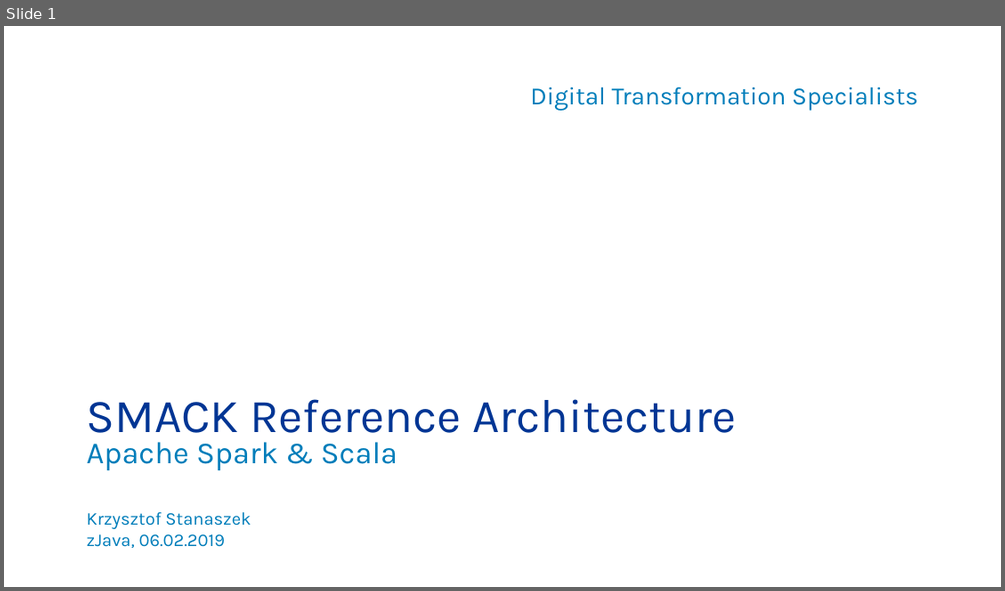
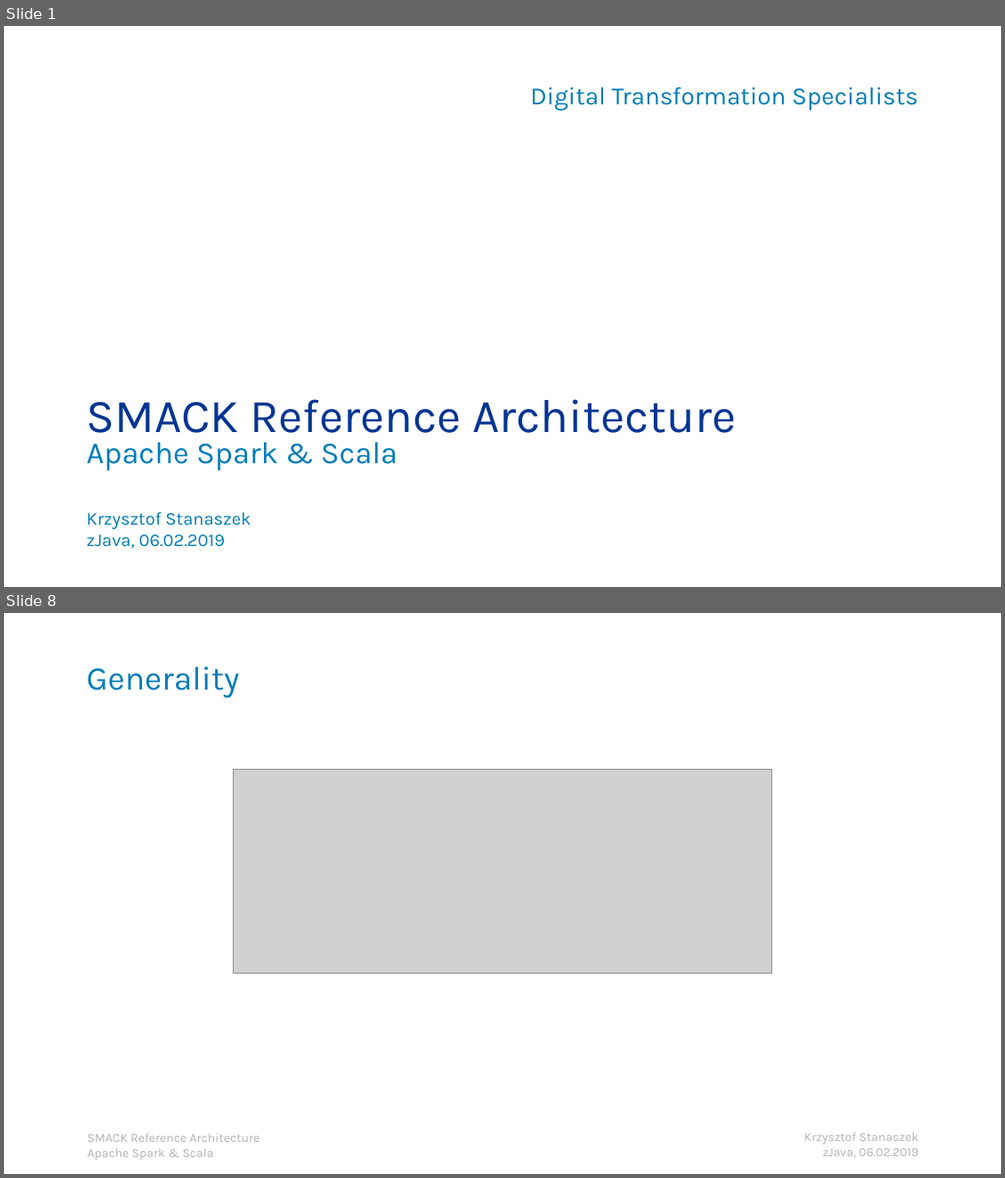
Before and after one commit to kstanaszek/SparkAndScalaInTandem, a slide deck: src/main/resources/slides.pptx. Shown one above the other, each under a label of ours: slide 1 before the commit, slides 1 and 8 after it; the slides between them are not shown. The pictures are 1005x591 and 1005x1178 pixels, drawn with LibreOffice and Linux fonts; fonts in the diff are those of the drawing; grey boxes stand for pictures; background and template pictures are left out. Boxes give left, top, right and bottom in pixels: in the first picture for what was removed or moved away, otherwise in the second. Text is boxed around its words. In the diff, an @@ line names an element or a change of style, - is before the commit and + after.

```diff
--- a/src/main/resources/slides.pptx
+++ b/src/main/resources/slides.pptx
@@ slide 8 added at <box>4,613,1001,1174</box>, background #FFFFFF @@
@@ title added at <box>87,666,240,698</box>, 24 pt, text #007DBA @@
+Generality
@@ picture added at <box>234,770,771,973</box> @@
@@ text added at <box>88,1133,260,1159</box>, 9 pt, text #B3B3B3 @@
+SMACK Reference Architecture
+Apache Spark & Scala
@@ text added at <box>804,1132,919,1157</box>, 9 pt, text #B3B3B3 @@
+Krzysztof Stanaszek
+zJava, 06.02.2019
```
Also in this commit, not shown: 20 slides changed, 1 other slide added, 1 slide removed, 8 other files.
